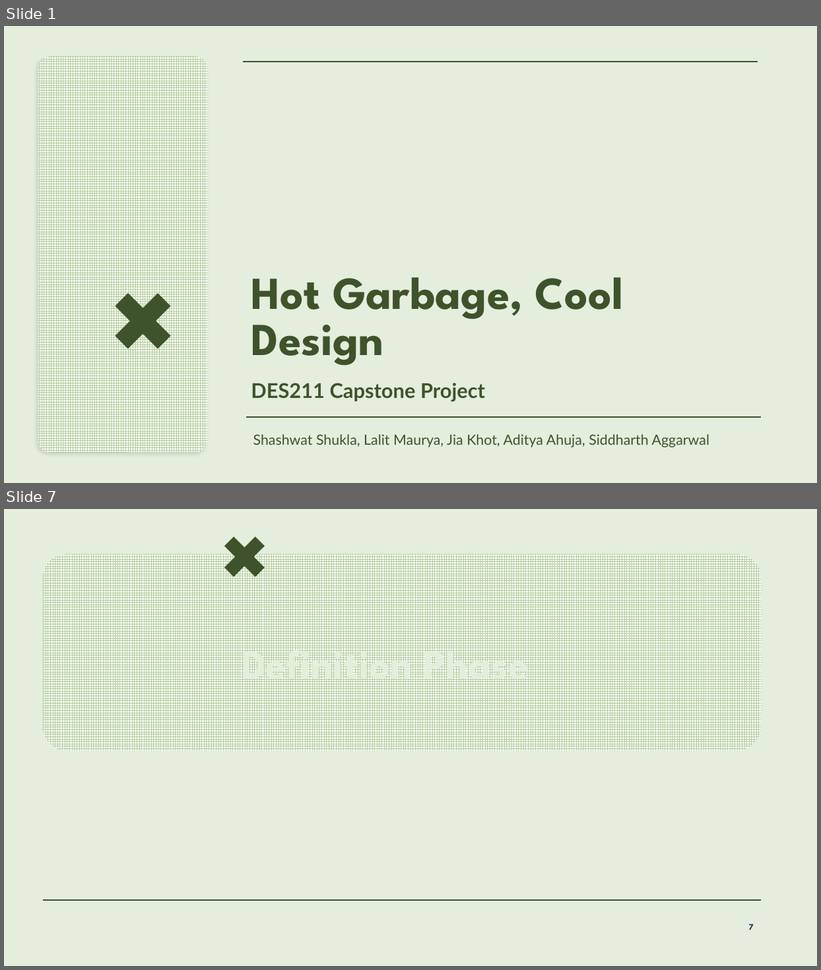
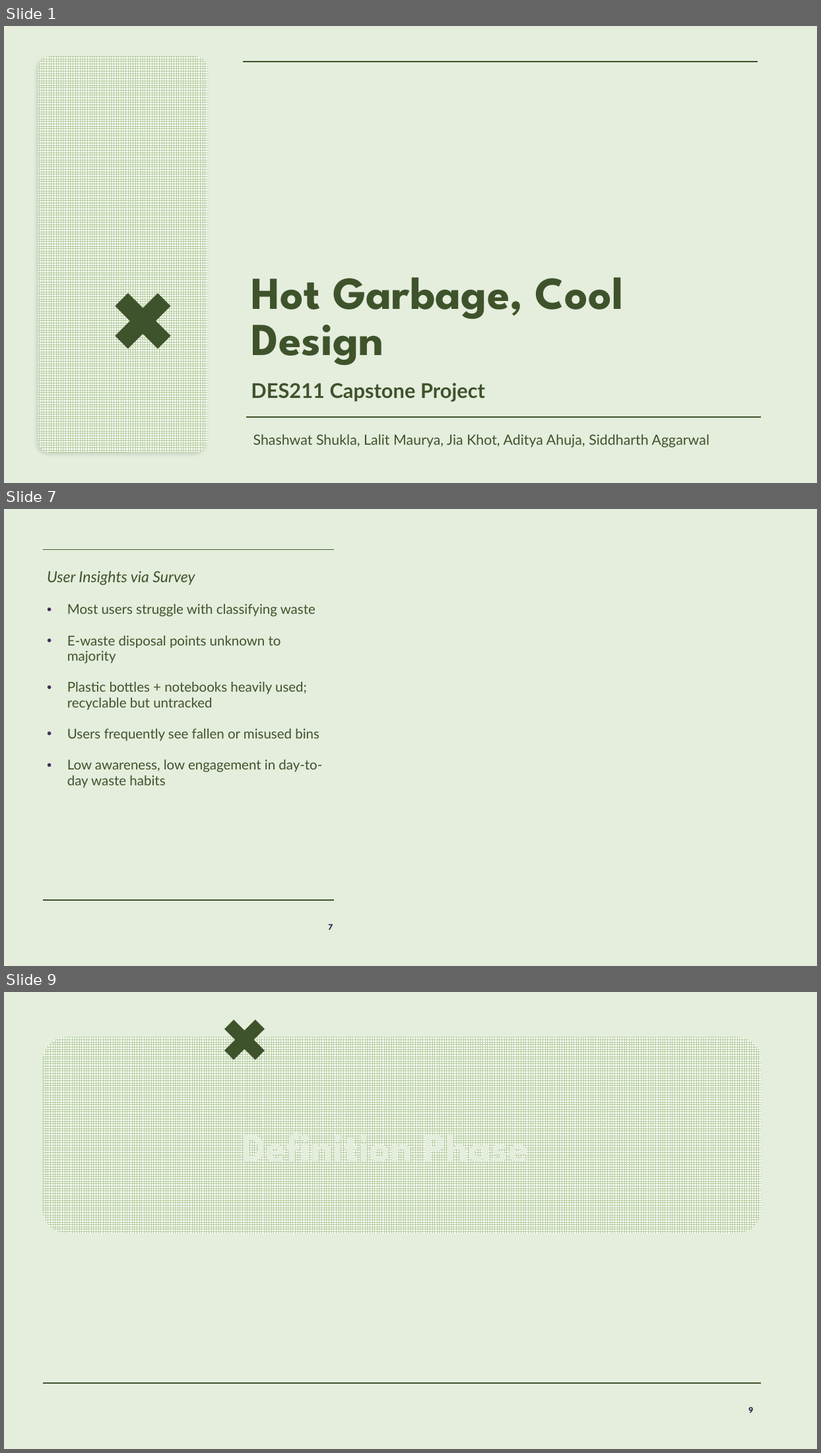
Before and after one commit to lalitm1004/DES211-CCD, a slide deck: presentation.pptx. Shown one above the other, each under a label of ours: slides 1 and 7 before the commit, slides 1, 7 and 9 after it; the slides between them are not shown. The pictures are 821x970 and 821x1453 pixels, drawn with LibreOffice and Linux fonts; fonts in the diff are those of the drawing; background and template pictures are left out. Boxes give left, top, right and bottom in pixels: in the first picture for what was removed or moved away, otherwise in the second. Text is boxed around its words. In the diff, an @@ line names an element or a change of style, - is before the commit and + after.

```diff
--- a/presentation.pptx
+++ b/presentation.pptx
@@ slide 7 added at bbox=[4, 509, 817, 966], background #E5EDDD @@
@@ line added from (43, 550) to (334, 550), #435F30 1 pt @@
@@ text added at bbox=[47, 571, 322, 788], 16 pt, text #3E532A @@
+User Insights via Survey
+• Most users struggle with classifying waste
+• E-waste disposal points unknown to majority
+• Plastic bottles + notebooks heavily used; recyclable but untracked
+• Users frequently see fallen or misused bins
+• Low awareness, low engagement in day-to-day waste habits
@@ line added from (43, 900) to (334, 900), #3E532A 1 pt @@
@@ page number added at bbox=[328, 924, 333, 930], 10 pt, text #222F51, bold @@
+7
@@ what was slide 7 is now slide 9 @@
@@ page number at bbox=[748, 1407, 753, 1413]: text changed @@
-7
+9
```
Also in this commit, not shown: 2 slides changed, 4 other slides added, 3 slides removed.
